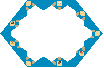
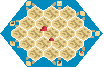
Before/after of a 104 x 68 layered artwork. What changed in the layer stack:
added layer "Layer copy" above "Layer" over bbox(40, 26, 47, 31)
painted on "bottom" over bbox(12, 6, 91, 61)
